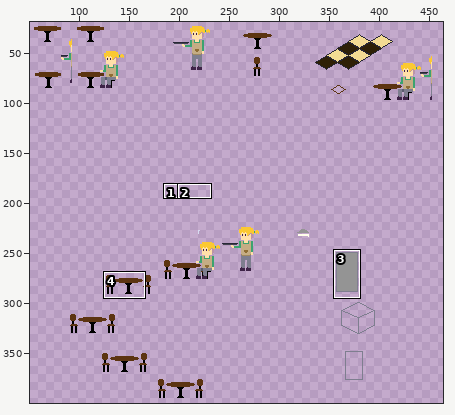
Sprite sheet -- Assets/Sprites/Items/Things.png. The first picture is a wide view before the edit; the outline marks the close-up.
Close-up. Before the edit:
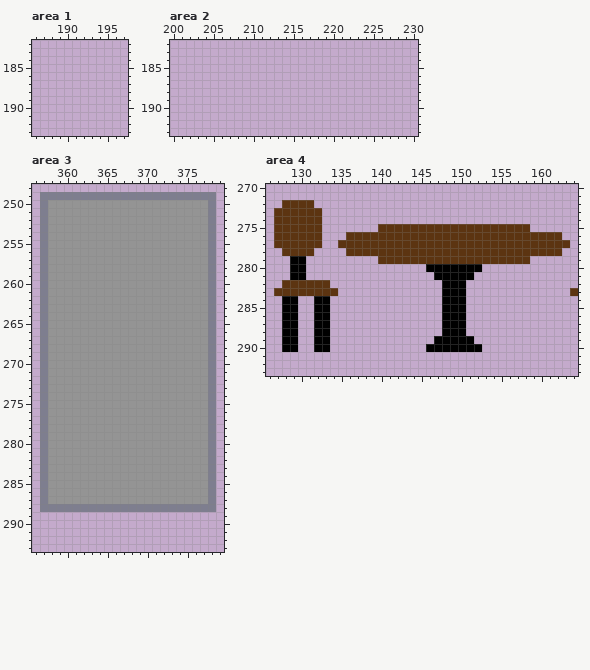
The file is 512x512 pixels. Colours within 5 levels of each other are drawn and written as one. Shown: area 1: x 186..197, y 182..193; area 2: x 200..230, y 182..193; area 3: x 356..379, y 248..293; area 4: x 126..164, y 270..293. The wide view leaves out empty margins. The commit also changed other parts of the picture, which this record leaves out.
Now the later version:
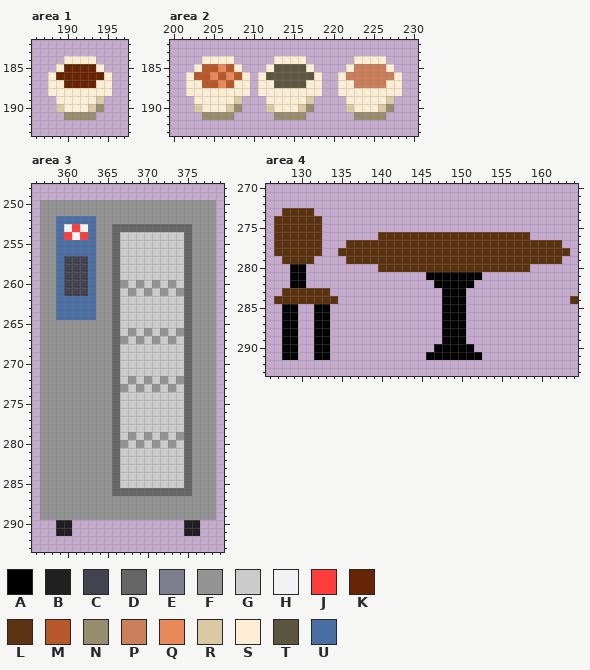
Palette (. is transparent): A #000000  B #202020  C #43434f  D #656565  E #7e7e8f  F #949494  G #cbcbcb  H #f2f2f4  J #ff3d3d  K #672505  L #5c3411  M #b7582a  N #978c6d  P #ca7e59  Q #e88859  R #d9caa4  S #fceed5  T #5d563f  U #4b6ea5
The exact change:
Changed rows in their new state; - is an unchanged pixel.
Area 1:
first column x 188:
184 --SSSS--
185 -SKKKKS-
186 SKKKKKKS
187 SSKKKKSS
188 SSSSSSSS
189 -SSSSSR-
190 -RSSSRN-
191 --NNNN--
Area 2:
first column x 202:
184 --SSSS-----SSSS------SSSS--
185 -SMMQMS---STTTTS----SPPPPS-
186 SMMQMQMS-STTTTTTS--SPPPPPPS
187 SSMMQMSS-SSTTTTSS--SSPPPPSS
188 SSSSSSSS-SSSSSSSS--SSSSSSSS
189 -SSSSSR---SSSSSR----SSSSSR-
190 -RSSSRN---RSSSRN----RSSSRN-
191 --NNNN-----NNNN------NNNN--
Area 3:
first column x 357:
249 ......................
250 F--------------------F
251 F--------------------F
252 F-UUUUU--------------F
253 F-UHJHU--DDDDDDDDDD--F
254 F-UJHJU--DGGGGGGGGD--F
255 F-UUUUU--DGGGGGGGGD--F
256 F-UUUUU--DGGGGGGGGD--F
257 F-UCCCU--DGGGGGGGGD--F
258 F-UCCCU--DGGGGGGGGD--F
259 F-UCCCU--DGGGGGGGGD--F
260 F-UCCCU--D-G-G-G-GD--F
261 F-UCCCU--DG-G-G-G-D--F
262 F-UUUUU--DGGGGGGGGD--F
263 F-UUUUU--DGGGGGGGGD--F
264 F-UUUUU--DGGGGGGGGD--F
265 F--------DGGGGGGGGD--F
266 F--------DG-G-G-G-D--F
267 F--------D-G-G-G-GD--F
268 F--------DGGGGGGGGD--F
269 F--------DGGGGGGGGD--F
270 F--------DGGGGGGGGD--F
271 F--------DGGGGGGGGD--F
272 F--------DG-G-G-G-D--F
273 F--------D-G-G-G-GD--F
274 F--------DGGGGGGGGD--F
275 F--------DGGGGGGGGD--F
276 F--------DGGGGGGGGD--F
277 F--------DGGGGGGGGD--F
278 F--------DGGGGGGGGD--F
279 F--------DG-G-G-G-D--F
280 F--------D-G-G-G-GD--F
281 F--------DGGGGGGGGD--F
282 F--------DGGGGGGGGD--F
283 F--------DGGGGGGGGD--F
284 F--------DGGGGGGGGD--F
285 F--------DGGGGGGGGD--F
286 F--------DDDDDDDDDD--F
287 F--------------------F
288 FFFFFFFFFFFFFFFFFFFFFF
289 FFFFFFFFFFFFFFFFFFFFFF
290 --BB--------------BB--
291 --BB--------------BB--
Area 4:
first column x 127:
272 -....---------------------------------
273 .----.--------------------------------
275 -------------...................------
276 ---------....-------------------....--
277 --------.---------------------------.-
278 L----L--L---------------------------L-
279 -LLLL----LLLL-------------------LLLL--
280 -------------LLLLLLLLLLLLLLLLLLL------
281 -------------------A-----A------------
282 -.AA...-------------A---A-------------
283 .------.-----------------------------.
284 LLLLLLLL-----------------------------L
first column x 128:
289 -------------------.---.-
290 ------------------.-----.
291 AA--AA------------AAAAAAA
